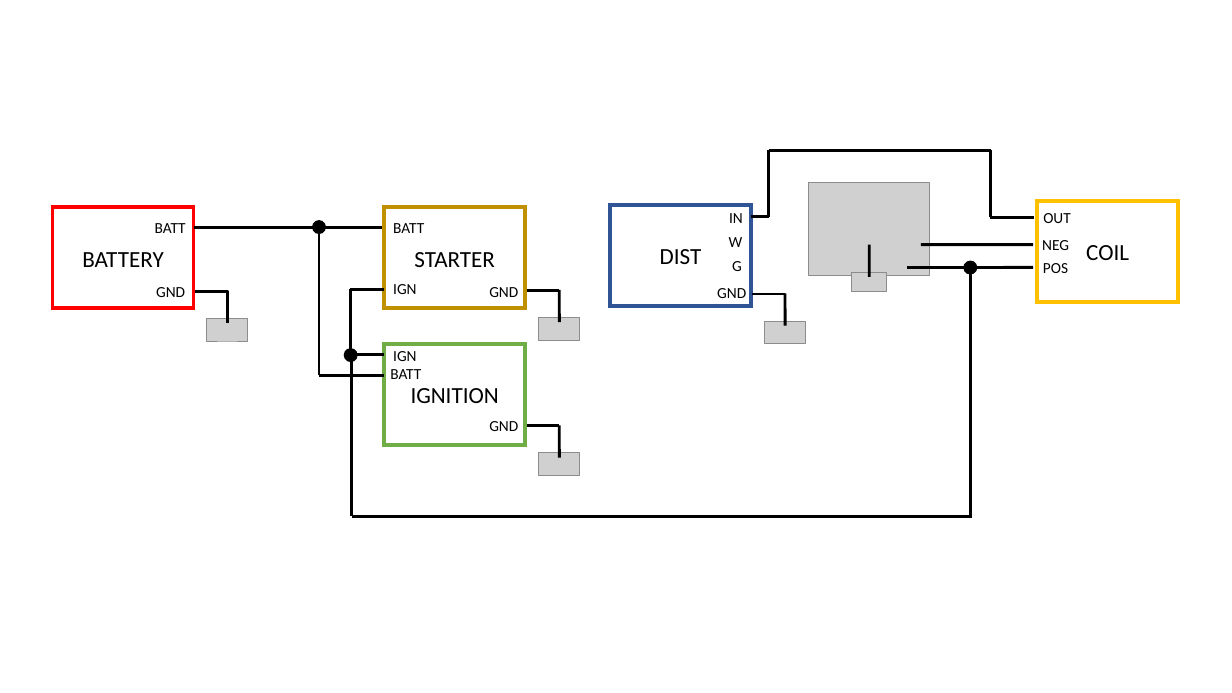
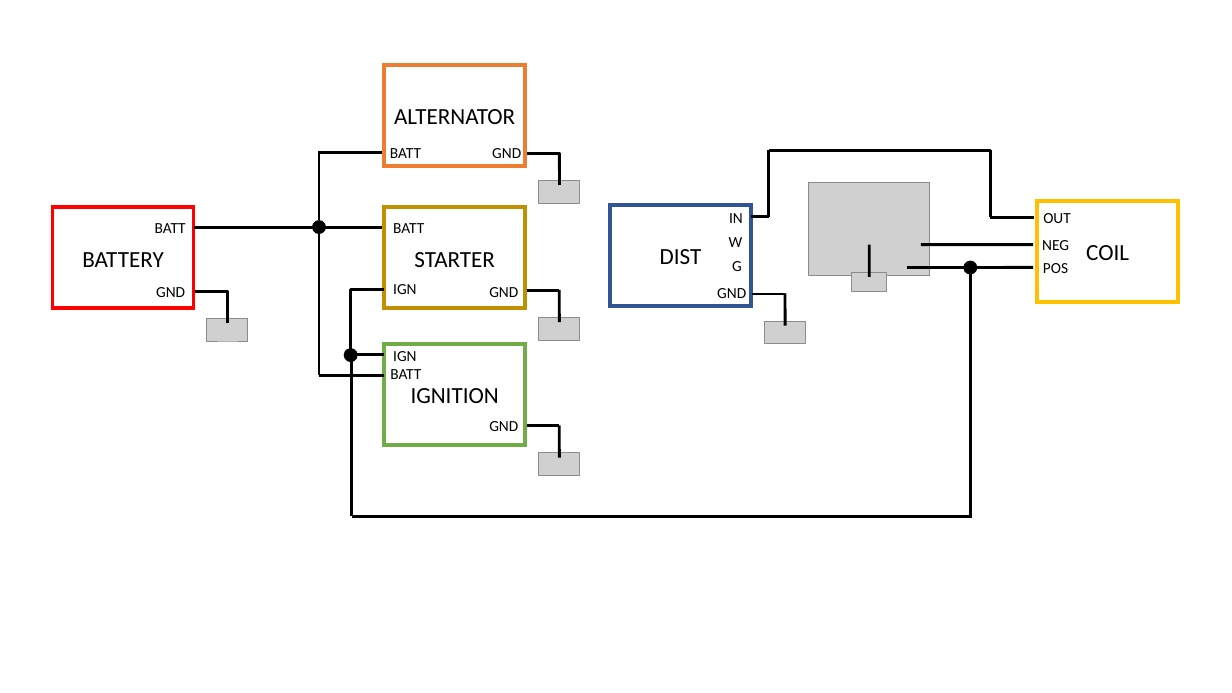
Before and after one commit to ryanchad22/datsun510wiringharness, a slide deck: slide 2 of DATSUN_Ignition_Harness.pptx. Drawn at 1232x693 pixels with LibreOffice and Linux fonts; fonts in the diff are those of the drawing; grey boxes stand for pictures; background and template pictures are left out. Boxes give left, top, right and bottom in pixels: in the first picture for what was removed or moved away, otherwise in the second. Text is boxed around its words. In the diff, an @@ line names an element or a change of style, - is before the commit and + after.

Commit message:
poop

```diff
--- a/DATSUN_Ignition_Harness.pptx
+++ b/DATSUN_Ignition_Harness.pptx
@@ rectangle added at box(384, 65, 526, 165), outline #ED7D31 3 pt, 18 pt, text #000000 @@
+ALTERNATOR
@@ text added at box(390, 148, 421, 158), 12 pt, text #000000 @@
+BATT
@@ text added at box(492, 148, 521, 158), 12 pt, text #000000 @@
+GND
@@ line added from (318, 152) to (383, 152), #000000 2.25 pt @@
@@ line added from (319, 227) to (319, 152), #000000 2.25 pt @@
@@ line added from (527, 153) to (560, 153), #000000 2.25 pt @@
@@ line added from (560, 185) to (559, 152), #000000 2.25 pt @@
@@ picture added at box(539, 180, 579, 203) @@
```
